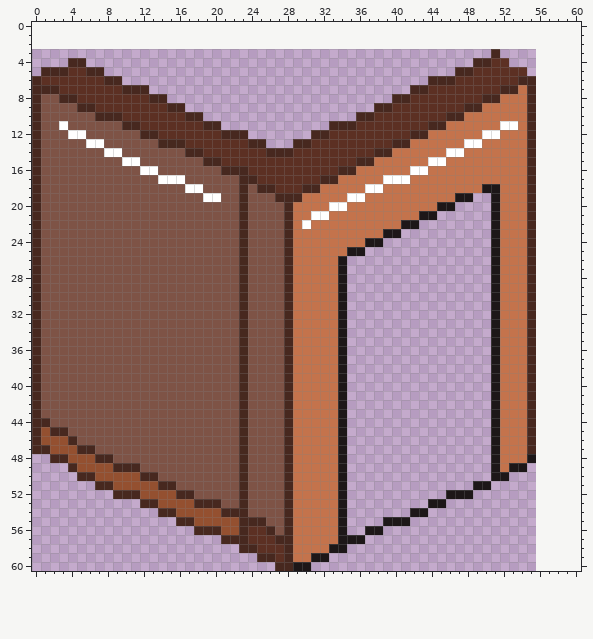
A pixel-art sprite gets an edit: Assets/Images/elevator/elevator-pixel-door-frame.png. The picture above was drawn from the file before the commit.
The file is 56x58 pixels. The old version is drawn lined up with the new one, on the new canvas.
New version:
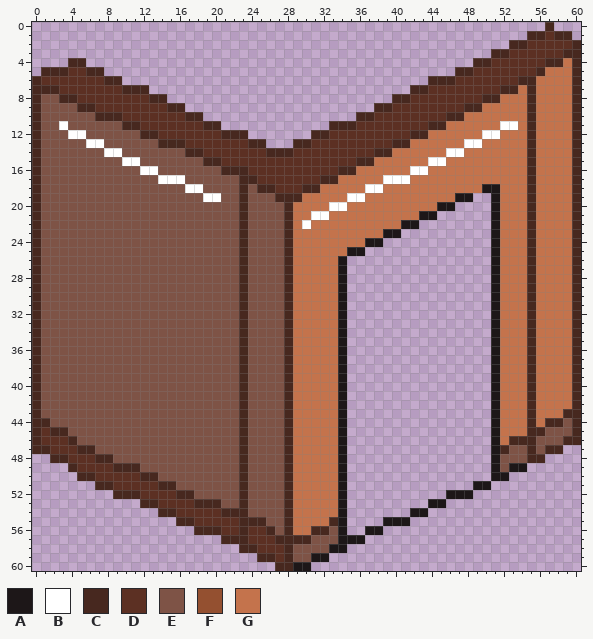
Palette (. is transparent): A #1d1718  B #ffffff  C #47281f  D #5c3023  E #7e5346  F #945030  G #c4734c
Changes in this commit:
canvas 56x58 -> 61x61, the old top-left corner now at 0,3
Colour C now appears in row 0 at x 57; in row 1 at x 55 to 56 and 58 to 59; in row 2 at x 53 to 54 and 60; in row 3 at x 52 and 59 to 60; in row 4 at x 57 to 58 and 60; in row 5 at x 56 and 60.
Colour C now appears in rows 6 to 42 at x 60; in row 43 at x 59 to 60; in row 44 at x 57 to 58 and 60; in row 45 at x 56 and 60; in row 46 at x 59 to 60; in row 47 at x 57 to 58.
Colour C now appears in row 48 at x 56.
The author changed colour A to colour C in row 48 at x 55.
The author changed colour G to colour C in row 46 at x 53 to 54; in row 47 at x 52; in row 55 at x 33; in row 56 at x 31 to 32; in row 57 at x 29 to 30.
Colour D now appears in row 1 at x 57; in row 2 at x 55 to 59; in row 3 at x 53 to 58; in row 4 at x 53 to 56; in row 5 at x 55.
The author changed colour F to colour D in row 45 at x 1; in row 46 at x 1 to 3; in row 47 at x 2 to 4; in row 48 at x 4 to 6; in row 49 at x 5 to 8; in row 50 at x 7 to 11.
The author changed colour F to colour D in row 51 at x 9 to 13; in row 52 at x 12 to 15; in row 53 at x 14 to 17; in row 54 at x 16 to 20; in row 55 at x 18 to 22; in row 56 at x 21 to 22.
Colour E now appears in row 44 at x 59; in row 45 at x 57 to 59; in row 46 at x 56 to 58; in row 47 at x 56.
The author changed colour G to colour E in row 47 at x 53 to 54; in row 48 at x 52 to 54; in row 49 at x 52; in row 56 at x 33; in row 57 at x 31 to 33; in row 58 at x 29 to 32.
The author changed colour G to colour E in row 59 at x 29 to 30.
Colour G now appears in row 4 at x 59; in row 5 at x 57 to 59; in rows 6 to 42 at x 56 to 59; in row 43 at x 56 to 58; in row 44 at x 56.
Boxes around the changes in both pictures, in picture pixels (x1, y1, x2, y2):
changed: (500, 22, 581, 472)
changed: (41, 427, 239, 535)
changed: (293, 517, 338, 562)
